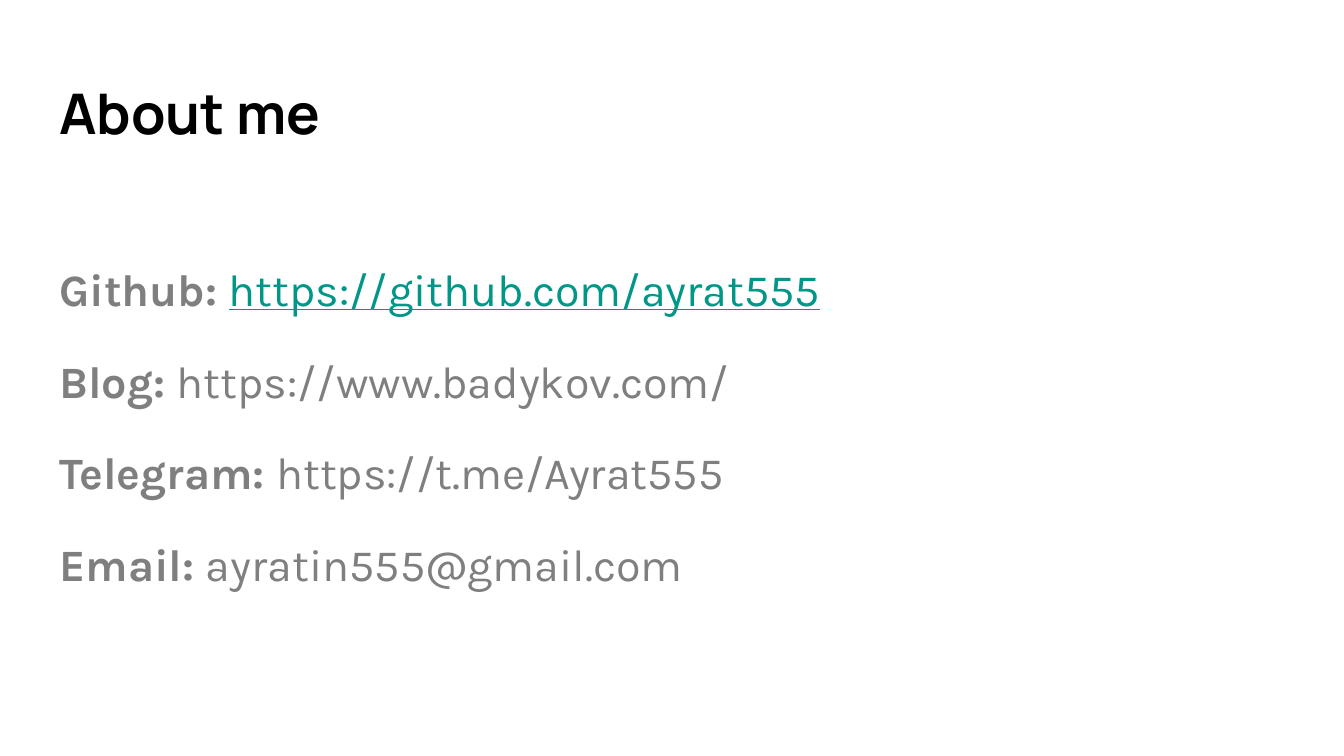
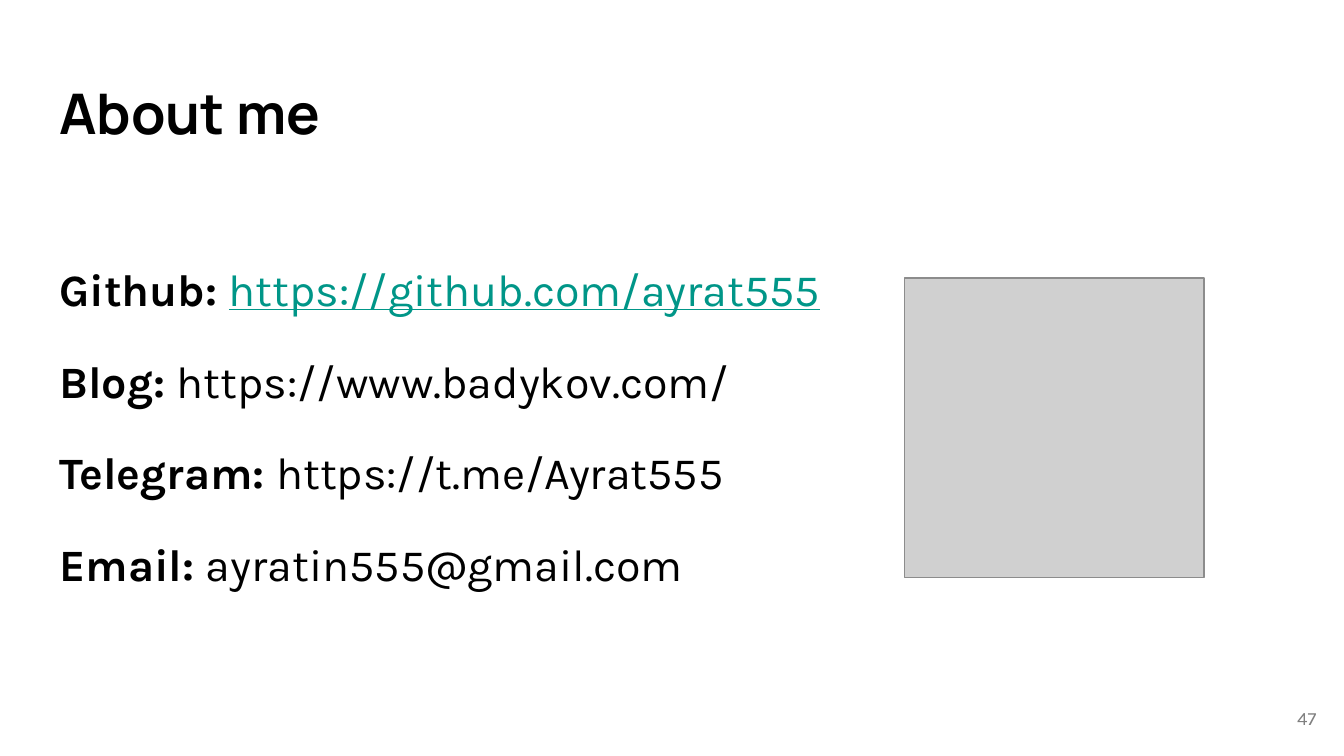
Before and after one commit to ayrat555/talks, a slide deck: slide 47 of mana/Mana.pptx (slide 46 before the commit). Drawn at 1344x756 pixels with LibreOffice and Linux fonts; fonts in the diff are those of the drawing; grey boxes stand for pictures. Boxes give left, top, right and bottom in pixels: in the first picture for what was removed or moved away, otherwise in the second. Text is boxed around its words. In the diff, an @@ line names an element or a change of style, - is before the commit and + after.

```diff
--- a/mana/Mana.pptx
+++ b/mana/Mana.pptx
@@ text "Github: https://github.com/ayrat555" at bbox=[59, 273, 820, 592]: text colour #7F7F7F to #000000 in "Github:", "Blog: https://www.badykov.com/", "Telegram: https://t.me/Ayrat555", "Email: ayratin555@gmail.com" @@
@@ picture added at bbox=[905, 278, 1204, 578] @@
@@ page number added at bbox=[1297, 713, 1316, 725], 10 pt, text #7F7F7F @@
+47
```
Also in this commit, not shown: 45 other slides changed, 1 slide added, 2 other files.
